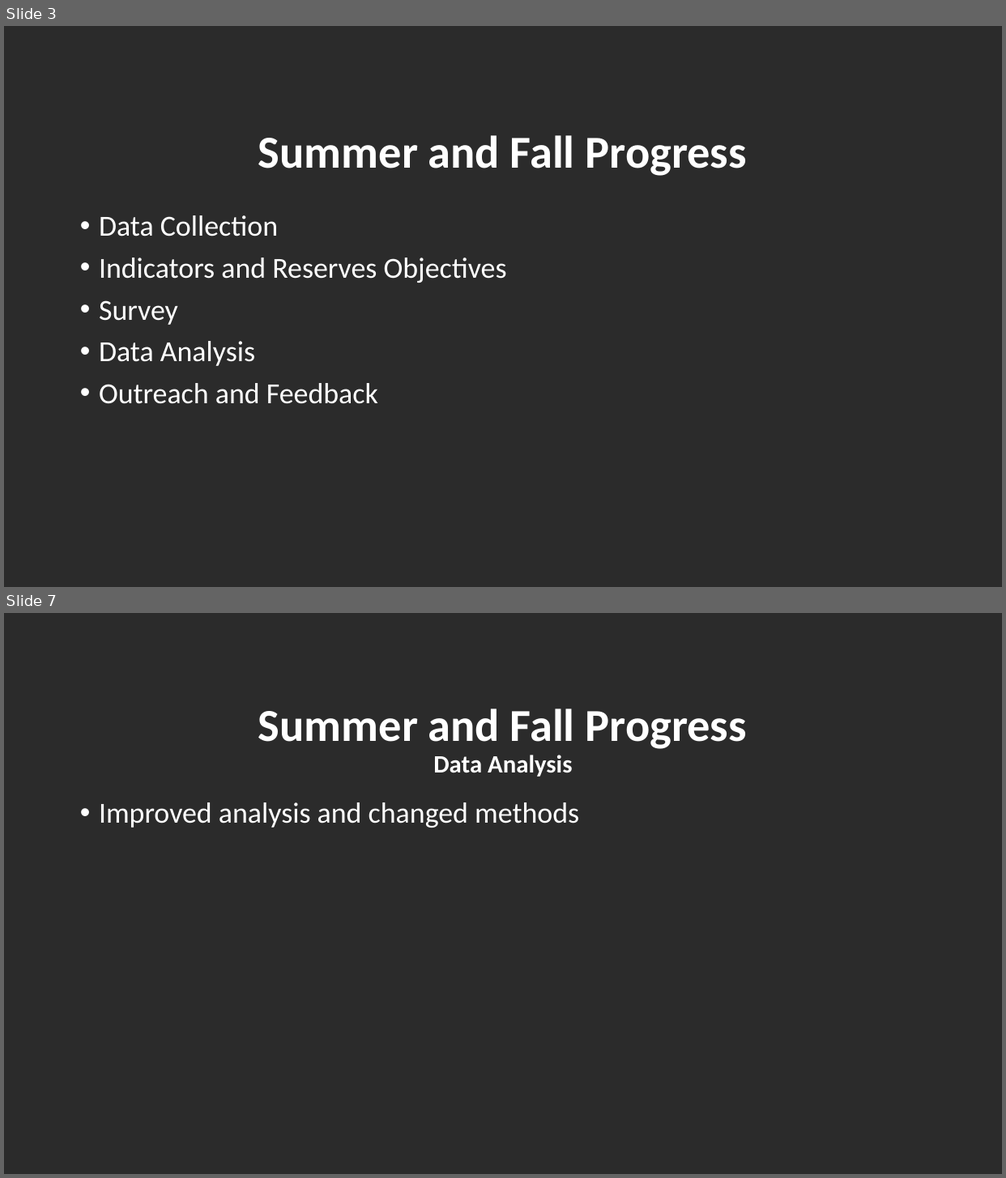
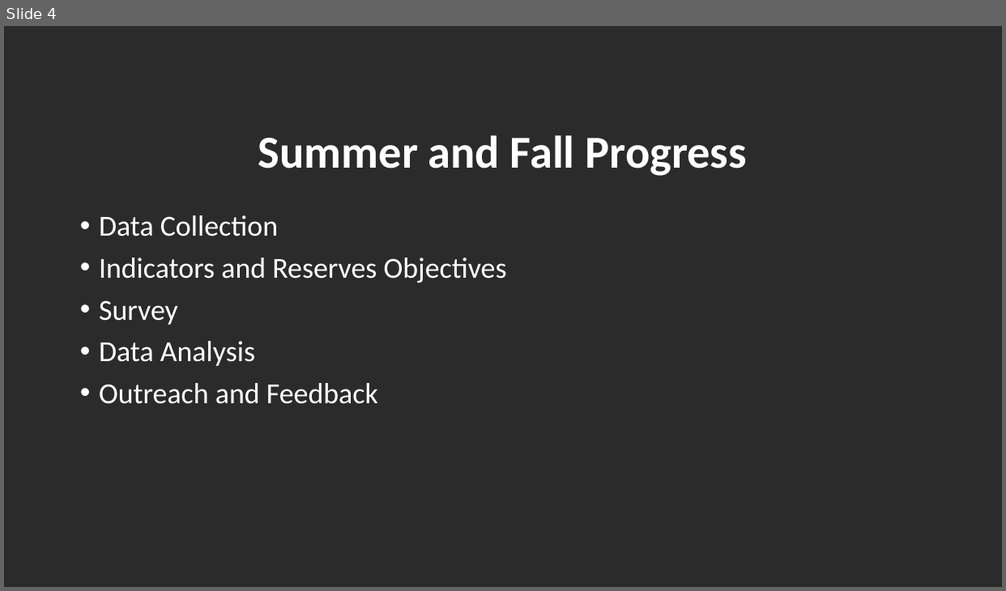
Before and after one commit to turfeffect/Docs, a slide deck: Presentations/Fall Review Meeting/A FRAMEWORK TO EVALUATE MARINE RESERVES IN MEXICO.pptx. Shown one above the other, each under a label of ours: slides 3 and 7 before the commit, slide 4 after it; the slides between them are not shown. The pictures are 1006x1178 and 1006x591 pixels, drawn with LibreOffice and Linux fonts; fonts in the diff are those of the drawing; background and template pictures are left out; a plain dark background stands for a picture behind light text. Boxes give left, top, right and bottom in pixels: in the first picture for what was removed or moved away, otherwise in the second. Text is boxed around its words. In the diff, an @@ line names an element or a change of style, - is before the commit and + after.

```diff
--- a/Presentations/Fall Review Meeting/A FRAMEWORK TO EVALUATE MARINE RESERVES IN MEXICO.pptx
+++ b/Presentations/Fall Review Meeting/A FRAMEWORK TO EVALUATE MARINE RESERVES IN MEXICO.pptx
@@ slide 7 removed at (4, 613, 1002, 1174), background picture (left out) @@
@@ title removed at (258, 709, 747, 777) @@
-Summer and Fall Progress
-Data Analysis
@@ text removed at (99, 803, 579, 828) @@
-• Improved analysis and changed methods
@@ what was slide 3 is now slide 4 @@
```
Also in this commit, not shown: 5 slides changed, 4 slides added, 2 other slides removed.
